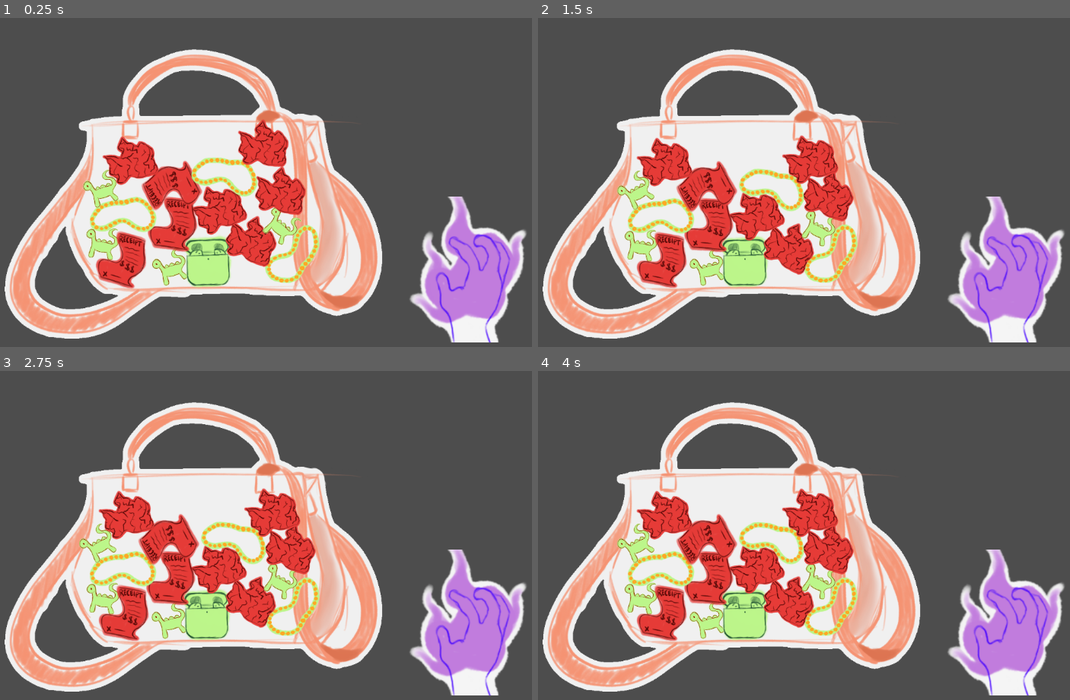
Above: before the commit, frames 1-4 (two rows, left to right).
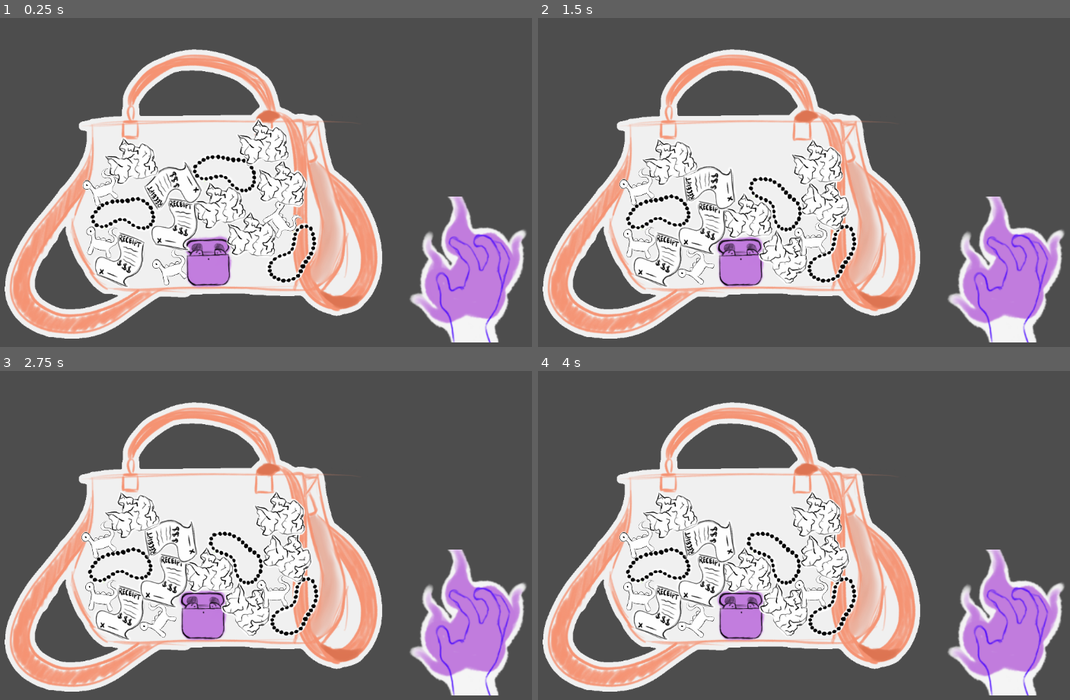
Above: after the commit, the same moments.

Repository: chfranzUCSC/170-prototype-2
Game: Godot game, scene res://main.tscn
The game is run twice, just before and just after one commit, with the same random seed, the same clock (stepped at 60 frames per second) and the same inputs.
Inputs (mouse positions are in pixels of both pictures, inside the frame that each line leads up to):
- Up to frame 1 (0.25 s): no input
- Up to frame 2 (1.5 s): drag from (1006, 284) to (851, 113) at 0.52 s; drag from (671, 205) to (761, 254) at 1.27 s
- Up to frame 3 (2.75 s): move the mouse to (313, 466) at 2.02 s; click (313, 466) at 2.17 s
- Up to frame 4 (4 s): tap Enter at 2.75 s; drag from (761, 607) to (607, 489) at 2.77 s; tap Space at 3.5 s; move the mouse to (974, 591) at 3.52 s; click (974, 591) at 3.67 s

The runs differ from the first frame. In frame 1, 12% of the frame differs, in the area x 15-61%, y 30-83%; in frame 2, 13%; in frame 3, 13%, in the area x 14-61%, y 35-83%; in frame 4, 13%.

Commit message:
made everything diff colors, changed weights

Diff:
--- a/TargetableItem.tscn
+++ b/TargetableItem.tscn
@@ -3,4 +3,5 @@
 [ext_resource type="Script" uid="uid://311y4p74hkma" path="res://targetable_item.gd" id="1_vonsx"]
 
 [node name="TargetableItem" type="RigidBody2D"]
+input_pickable = true
 script = ExtResource("1_vonsx")
--- a/control.gd
+++ b/control.gd
@@ -10,6 +10,14 @@
 func _ready():
 	set_process(true)
 	original_position = self.position
+
+	var items = get_tree().get_nodes_in_group("controllable_items")
+
+	for item in items:
+		if item.has_signal("item_selected"):
+			# Connect the item's "item_selected" signal
+			# to our new "on_item_selected" function
+			item.item_selected.connect(on_item_selected)
 
 func _gui_input(event):
 	if event is InputEventMouseButton and event.button_index == MOUSE_BUTTON_LEFT:
@@ -28,8 +36,18 @@
 		self.position += event.relative
 		mouse_motion_delta += event.relative
 
+func on_item_selected(item_that_was_clicked):
+	if chosen_item and chosen_item.has_method("stop_lift"):
+		chosen_item.stop_lift()
+
+	chosen_item = item_that_was_clicked
+
+	if is_dragging and chosen_item.has_method("start_lift"):
+		chosen_item.start_lift()
+
 func _process(delta):
 	if is_dragging and chosen_item:
+		#var target_velocity = (self.position - original_position) * 0.7
 		if mouse_motion_delta != Vector2.ZERO:
 			var target_velocity = mouse_motion_delta / delta
 			chosen_item.control_item_velo(target_velocity)
--- a/itemDino.tscn
+++ b/itemDino.tscn
@@ -4,6 +4,7 @@
 [ext_resource type="PackedScene" uid="uid://cb2c7kv2238iq" path="res://TargetableItem.tscn" id="1_aiugo"]
 
 [node name="itemDino" instance=ExtResource("1_aiugo")]
+mass = 0.3
 
 [node name="Sprite2D" type="Sprite2D" parent="." index="0"]
 scale = Vector2(0.4, 0.4)
--- a/item_necklace.tscn
+++ b/item_necklace.tscn
@@ -4,7 +4,7 @@
 [ext_resource type="Texture2D" uid="uid://djr1i7exx7fte" path="res://assets/necklace.png" id="2_wvbty"]
 
 [node name="itemNecklace" instance=ExtResource("1_mea6f")]
-mass = 0.6
+mass = 0.1
 
 [node name="Sprite2D" type="Sprite2D" parent="." index="0"]
 scale = Vector2(0.6, 0.6)
--- a/item_receipt.tscn
+++ b/item_receipt.tscn
@@ -4,7 +4,7 @@
 [ext_resource type="Texture2D" uid="uid://dpdjw1mrnahoe" path="res://assets/trash_receipt.png" id="2_j3udo"]
 
 [node name="itemReceipt" instance=ExtResource("1_45bs6")]
-mass = 0.058
+mass = 0.03
 
 [node name="Sprite2D" type="Sprite2D" parent="." index="0"]
 scale = Vector2(0.7, 0.7)
--- a/main.tscn
+++ b/main.tscn
@@ -25,7 +25,8 @@
 [node name="CollisionPolygon2D" type="CollisionPolygon2D" parent="purse"]
 polygon = PackedVector2Array(264, 206, 212, 388, 280, 532, 698, 526, 753, 417, 699, 196, 660, 203, 707, 420, 673, 507, 290, 511, 230, 387, 282, 200)
 
-[node name="Control" type="Control" parent="." node_paths=PackedStringArray("chosen_item")]
+[node name="Control" type="Control" parent="." node_paths=PackedStringArray("chosen_item") groups=["controllable_items", "resettable_items"]]
+z_index = 5
 layout_mode = 3
 anchors_preset = 0
 offset_left = 911.0
@@ -33,71 +34,88 @@
 offset_right = 1061.0
 offset_bottom = 618.0
 script = ExtResource("2_0xm2m")
-chosen_item = NodePath("../item container/itemAirpods")
+chosen_item = NodePath("../items/itemAirpods")
 
 [node name="Sprite2D" type="Sprite2D" parent="Control"]
+visibility_layer = 3
 position = Vector2(75, 78)
 scale = Vector2(1.305, 1.385)
 texture = ExtResource("5_lquwl")
 
-[node name="item container" type="Node2D" parent="."]
+[node name="items" type="Node2D" parent="."]
 
-[node name="itemDino" parent="item container" instance=ExtResource("4_1bvp3")]
+[node name="itemDino" parent="items" instance=ExtResource("4_1bvp3")]
 position = Vector2(288, 405)
+input_pickable = false
 
-[node name="itemDino2" parent="item container" instance=ExtResource("4_1bvp3")]
+[node name="itemDino2" parent="items" instance=ExtResource("4_1bvp3")]
 position = Vector2(411, 472.00003)
 rotation = -0.5246694
+input_pickable = false
 
-[node name="itemAirpods" parent="item container" instance=ExtResource("5_7mycd")]
+[node name="itemAirpods" parent="items" instance=ExtResource("5_7mycd")]
 position = Vector2(495, 450)
+input_pickable = false
 
-[node name="itemNecklace" parent="item container" instance=ExtResource("6_7mycd")]
+[node name="itemNecklace" parent="items" instance=ExtResource("6_7mycd")]
 position = Vector2(641.00006, 444)
 rotation = 1.334508
+input_pickable = false
 
-[node name="trashPaper" parent="item container" instance=ExtResource("7_272bh")]
+[node name="trashPaper" parent="items" instance=ExtResource("7_272bh")]
 position = Vector2(577, 412)
+input_pickable = false
 
-[node name="itemReceipt" parent="item container" instance=ExtResource("8_5vw27")]
+[node name="itemReceipt" parent="items" instance=ExtResource("8_5vw27")]
 position = Vector2(333, 450.99997)
 rotation = 0.8380431
+input_pickable = false
 
-[node name="trashPaper2" parent="item container" instance=ExtResource("7_272bh")]
+[node name="trashPaper2" parent="items" instance=ExtResource("7_272bh")]
 position = Vector2(512, 350)
 rotation = -0.23870192
+input_pickable = false
 
-[node name="itemReceipt2" parent="item container" instance=ExtResource("8_5vw27")]
+[node name="itemReceipt2" parent="items" instance=ExtResource("8_5vw27")]
 position = Vector2(426, 392.00003)
 rotation = 0.8436536
+input_pickable = false
 
-[node name="itemDino3" parent="item container" instance=ExtResource("4_1bvp3")]
+[node name="itemDino3" parent="items" instance=ExtResource("4_1bvp3")]
 position = Vector2(630, 376)
 rotation = 0.9657141
+input_pickable = false
 
-[node name="itemNecklace2" parent="item container" instance=ExtResource("6_7mycd")]
+[node name="itemNecklace2" parent="items" instance=ExtResource("6_7mycd")]
 position = Vector2(329.99997, 363.99997)
 rotation = -1.1740112
+input_pickable = false
 
-[node name="trashPaper3" parent="item container" instance=ExtResource("7_272bh")]
+[node name="trashPaper3" parent="items" instance=ExtResource("7_272bh")]
 position = Vector2(626, 305)
+input_pickable = false
 
-[node name="itemReceipt3" parent="item container" instance=ExtResource("8_5vw27")]
+[node name="itemReceipt3" parent="items" instance=ExtResource("8_5vw27")]
 position = Vector2(424, 302)
 rotation = 4.280668
+input_pickable = false
 
-[node name="itemDino4" parent="item container" instance=ExtResource("4_1bvp3")]
+[node name="itemDino4" parent="items" instance=ExtResource("4_1bvp3")]
 position = Vector2(290, 309)
+input_pickable = false
 
-[node name="itemNecklace3" parent="item container" instance=ExtResource("6_7mycd")]
+[node name="itemNecklace3" parent="items" instance=ExtResource("6_7mycd")]
 position = Vector2(528, 283)
 rotation = -0.6471681
+input_pickable = false
 
-[node name="trashPaper4" parent="item container" instance=ExtResource("7_272bh")]
+[node name="trashPaper4" parent="items" instance=ExtResource("7_272bh")]
 position = Vector2(337, 254)
+input_pickable = false
 
-[node name="trashPaper5" parent="item container" instance=ExtResource("7_272bh")]
+[node name="trashPaper5" parent="items" instance=ExtResource("7_272bh")]
 position = Vector2(592, 212)
+input_pickable = false
 
 [node name="StaticBody2D" type="StaticBody2D" parent="."]
 
--- a/targetable_item.gd
+++ b/targetable_item.gd
@@ -1,5 +1,6 @@
 extends RigidBody2D
 
+signal item_selected(item)
 
 var is_controlled: = false;
 var start_position: Vector2
@@ -19,3 +20,8 @@
 
 func control_item_velo(new_velo):
 	apply_force(new_velo)
+
+
+func _input_event(_viewport, event, _shape_idx):
+	if event is InputEventMouseButton and event.button_index == MOUSE_BUTTON_LEFT and event.is_pressed():
+		item_selected.emit(self)
--- a/trash_paper.tscn
+++ b/trash_paper.tscn
@@ -4,7 +4,7 @@
 [ext_resource type="Texture2D" uid="uid://cpqayg8x82yno" path="res://assets/trash_paper.png" id="2_kfl30"]
 
 [node name="trashPaper" instance=ExtResource("1_joe6g")]
-mass = 0.074
+mass = 0.03
 
 [node name="Sprite2D" type="Sprite2D" parent="." index="0"]
 scale = Vector2(0.6, 0.6)
Binary file changed: assets/airpods.png
Binary file changed: assets/dino.png
Binary file changed: assets/necklace.png
Binary file changed: assets/trash_paper.png
Binary file changed: assets/trash_receipt.png
